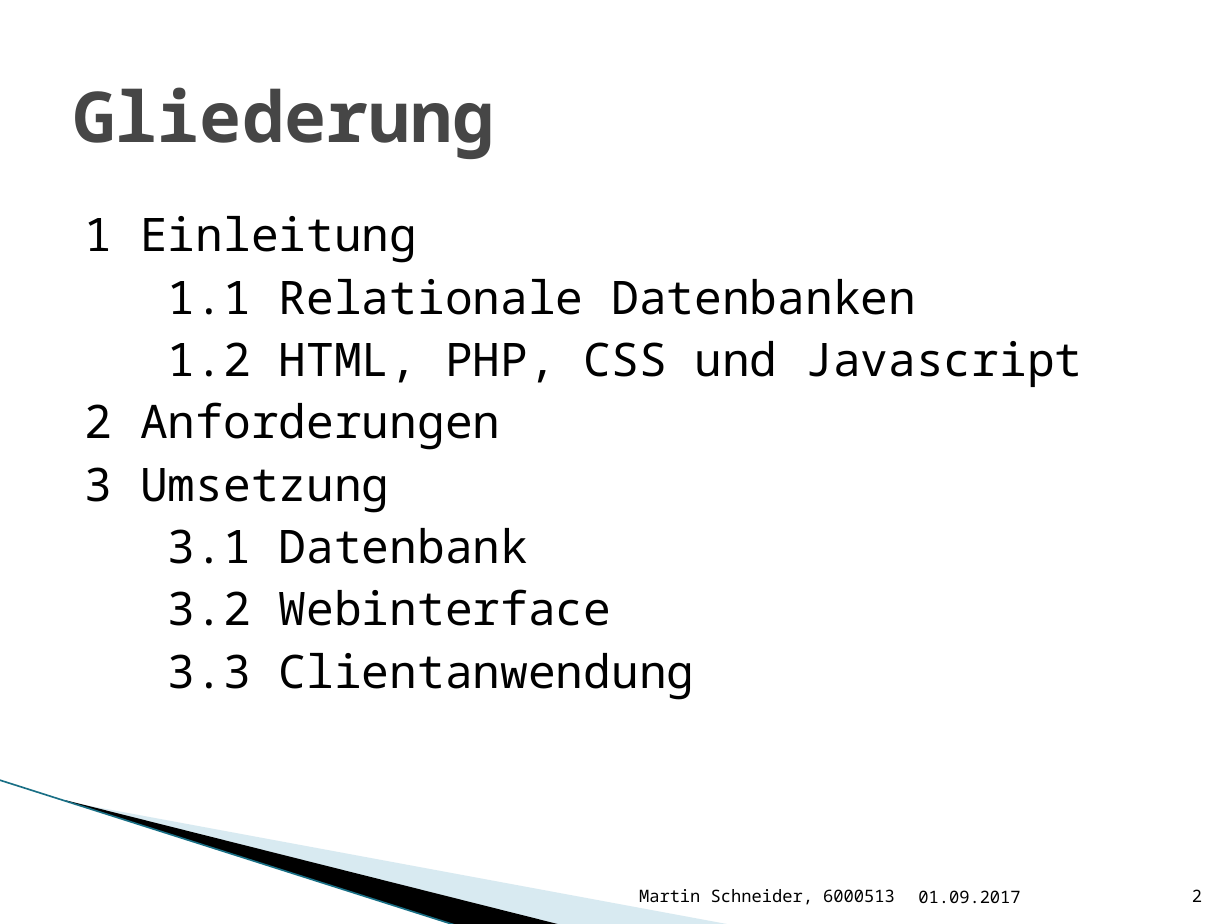
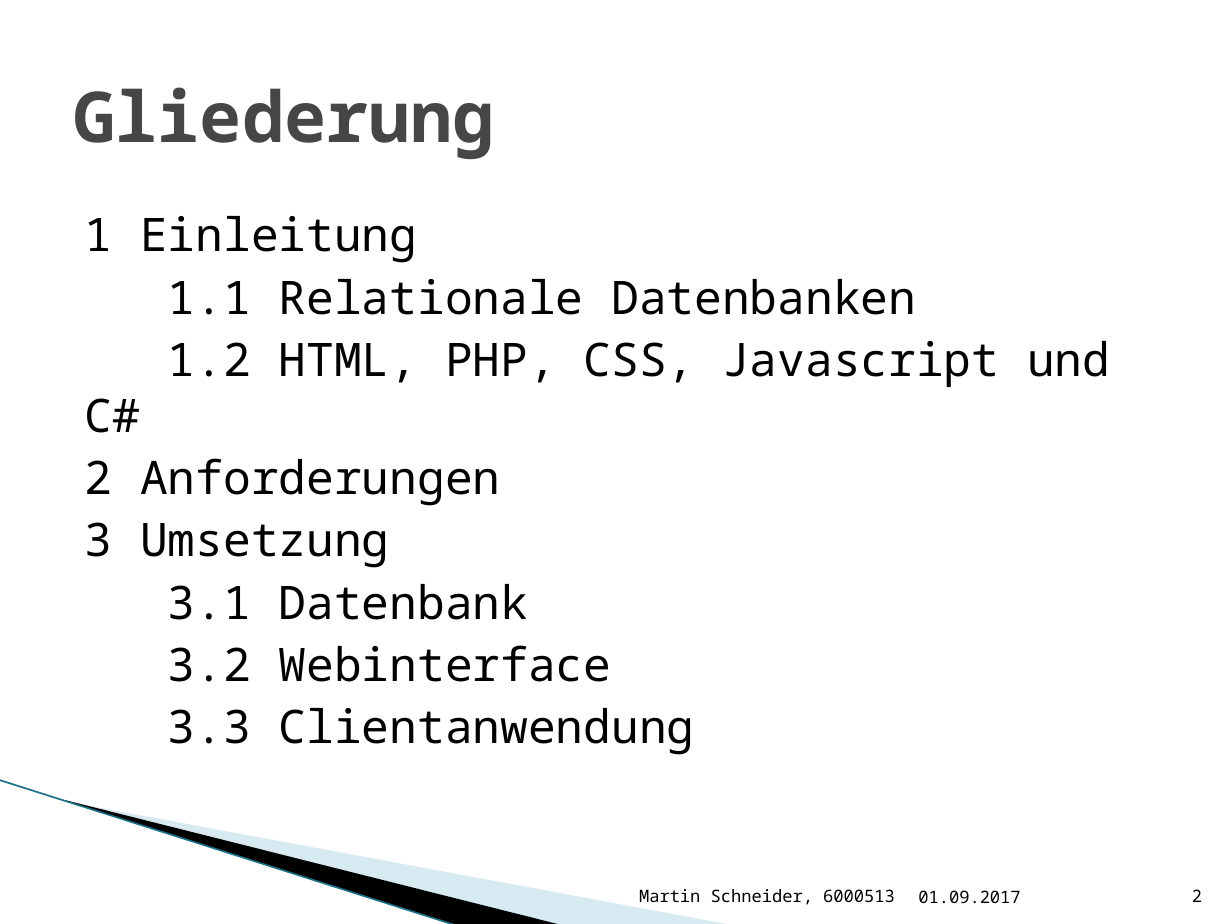
Before and after one commit to Bondzio/Stuff, a slide deck: slide 2 of Bachelor/Präsentation Bachelor.pptx. Drawn at 1232x924 pixels with LibreOffice and Linux fonts; fonts in the diff are those of the drawing; background and template pictures are left out. Boxes give left, top, right and bottom in pixels: in the first picture for what was removed or moved away, otherwise in the second. Text is boxed around its words. In the diff, an @@ line names an element or a change of style, - is before the commit and + after.

```diff
--- a/Bachelor/Präsentation Bachelor.pptx
+++ b/Bachelor/Präsentation Bachelor.pptx
@@ text at (85, 341, 1110, 433): text changed @@
-1.2 HTML, PHP, CSS und Javascript
+1.2 HTML, PHP, CSS, Javascript und C#
```
Also in this commit, not shown: 2 other slides changed, 2 slides added, 3 other files.
